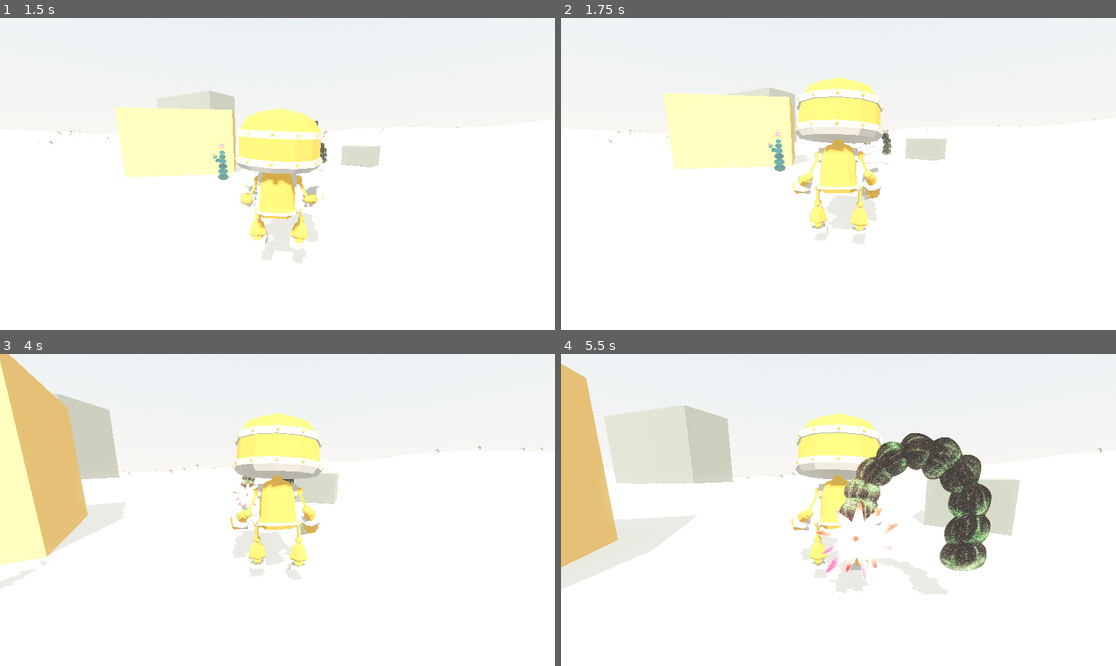
Above: before the commit, frames 1-4 (two rows, left to right).
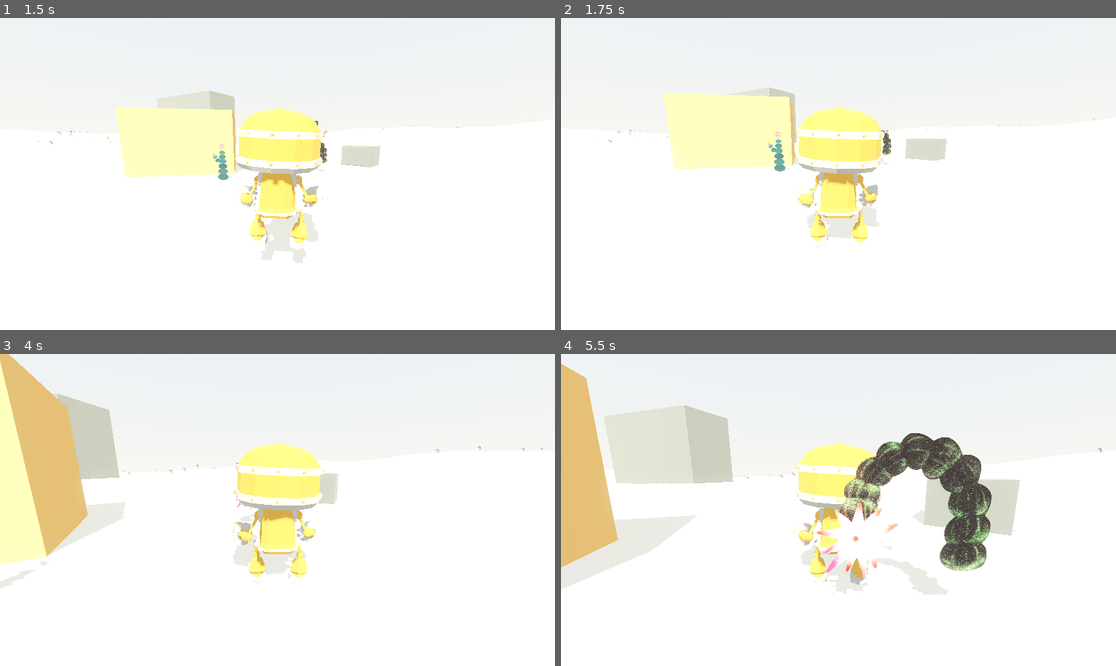
Above: after the commit, the same moments.

Repository: nicco-b/valley
Game: Godot game, scene res://game/world/valley.tscn
Same seed, same stepped clock (60 frames per second), same inputs: the game is played once before the commit and once after it.
Inputs (mouse positions are in pixels of both pictures, inside the frame that each line leads up to):
- Up to frame 1 (1.5 s): move the mouse to (305, 174) at 0.52 s; hold W (move_forward) from 0.53 s (still down); tap C (sit) at 0.6 s; tap Space (jump) at 0.77 s; move the mouse to (249, 174) at 1.27 s; tap Shift (sprint) at 1.35 s
- Up to frame 2 (1.75 s): keep holding W (move_forward); tap Space (jump) at 1.52 s
- Up to frame 3 (4 s): keep holding W (move_forward); move the mouse to (288, 503) at 2.02 s; tap C (sit) at 2.1, 3.6 s; move the mouse to (271, 516) at 2.77 s; tap Shift (sprint) at 2.85 s; tap Space (jump) at 3.02, 3.77 s; move the mouse to (316, 513) at 3.52 s
- Up to frame 4 (5.5 s): keep holding W (move_forward); move the mouse to (794, 506) at 4.27 s; tap Shift (sprint) at 4.35 s; tap Space (jump) at 4.52 s; move the mouse to (844, 510) at 5.02 s; tap C (sit) at 5.1 s

Frame 1 is identical in both runs. In frame 2, 5.1% of the frame differs, in the area x 41-59%, y 18-74%; in frame 3, 5.3%; in frame 4, 3.5%.

Commit message:
Fix sit animation retrigger loop
Sitting/Jump are one-shot gestures: stop looping them, and compare the
state machine against assigned_animation (current_animation empties when
a one-shot finishes, retriggering it every frame).

Co-Authored-By: Claude Fable 5 <noreply@anthropic.com>

Diff:
--- a/game/player/player.gd
+++ b/game/player/player.gd
@@ -22,7 +22,9 @@
 
 func _ready() -> void:
 	Input.mouse_mode = Input.MOUSE_MODE_CAPTURED
-	for n in ["Idle", "Walking", "Running", "Sitting"]:
+	# Idle/Walk/Run are cycles; Sitting and Jump are one-shot gestures that
+	# hold their final frame.
+	for n in ["Idle", "Walking", "Running"]:
 		_anim.get_animation(n).loop_mode = Animation.LOOP_LINEAR
 	_anim.play("Idle")
 
@@ -81,7 +83,9 @@
 		target_anim = "Running"
 	elif flat.length() > 0.5:
 		target_anim = "Walking"
-	if _anim.current_animation != target_anim:
+	# Compare against assigned_animation: current_animation empties when a
+	# one-shot clip finishes, which would retrigger it every frame.
+	if _anim.assigned_animation != target_anim:
 		_anim.play(target_anim, 0.3)
 
 	# Sitting: settle the body down and ease the camera out to a wider frame.
